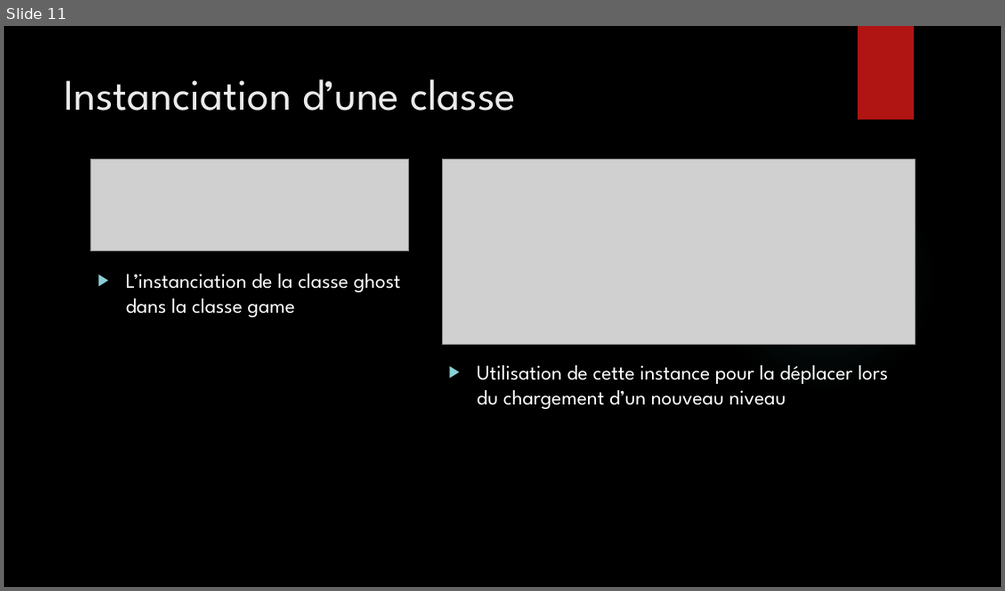
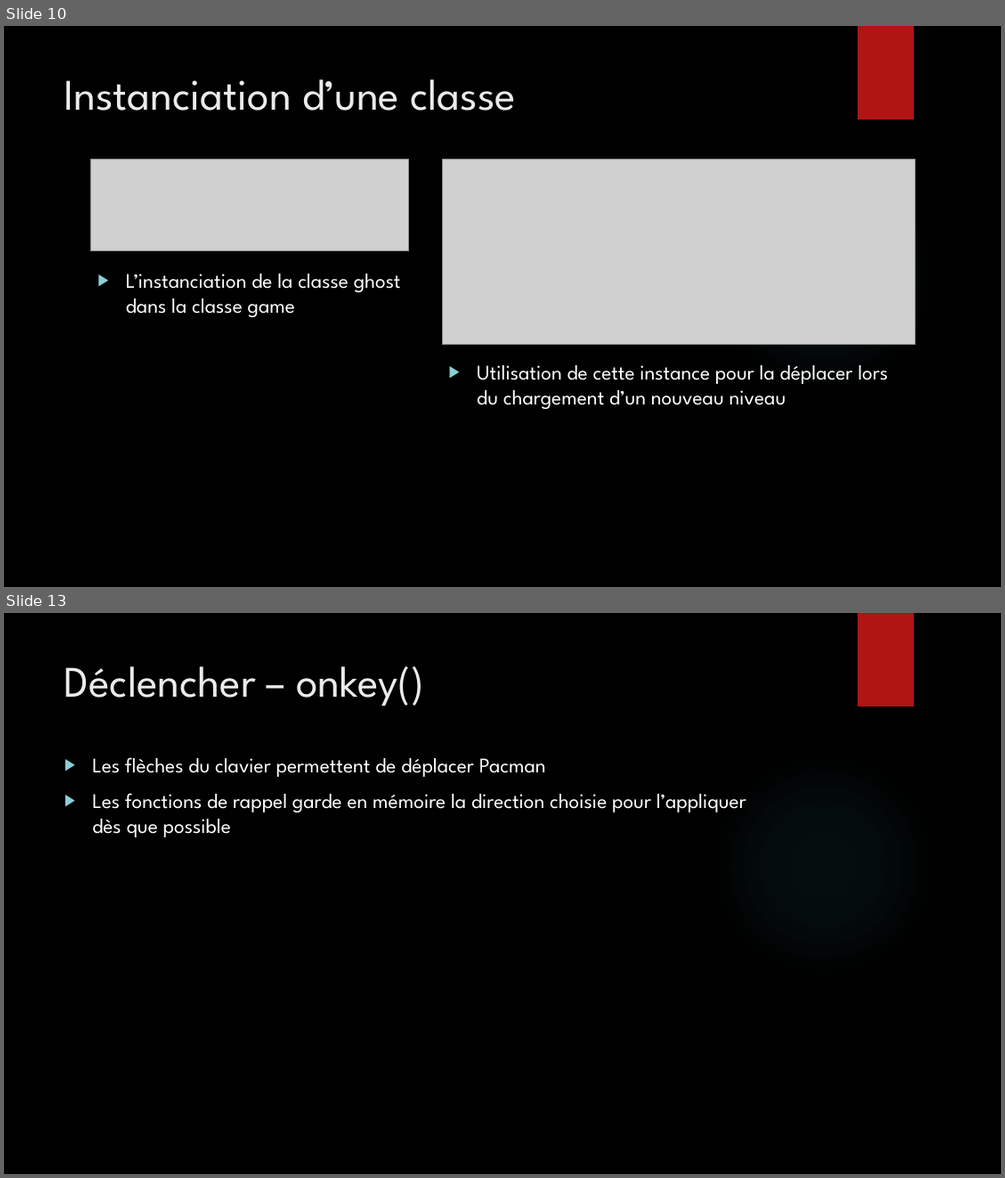
Before and after one commit to Bugnon/oc-2021, a slide deck: src/projet/projet3/Powerpoint_pacman.pptx. Shown one above the other, each under a label of ours: slide 11 before the commit, slides 10 and 13 after it; the slides between them are not shown. The pictures are 1005x591 and 1005x1178 pixels, drawn with LibreOffice and Linux fonts; fonts in the diff are those of the drawing; grey boxes stand for pictures; background and template pictures are left out. Boxes give left, top, right and bottom in pixels: in the first picture for what was removed or moved away, otherwise in the second. Text is boxed around its words. In the diff, an @@ line names an element or a change of style, - is before the commit and + after.

```diff
--- a/src/projet/projet3/Powerpoint_pacman.pptx
+++ b/src/projet/projet3/Powerpoint_pacman.pptx
@@ slide 13 added at <box>4,613,1001,1174</box>, background picture (left out); not listed: 2 template elements that a slide beside it also shows @@
@@ title added at <box>65,666,424,706</box>, 42 pt, text #EBEBEB @@
+Déclencher – onkey()
@@ text added at <box>92,757,746,837</box>, 20 pt, text #FFFFFF @@
+▶ Les flèches du clavier permettent de déplacer Pacman
+▶ Les fonctions de rappel garde en mémoire la direction choisie pour l’appliquer dès que possible
@@ what was slide 11 is now slide 10 @@
```
Also in this commit, not shown: 1 slide changed, 8 other slides added, 2 slides removed.
